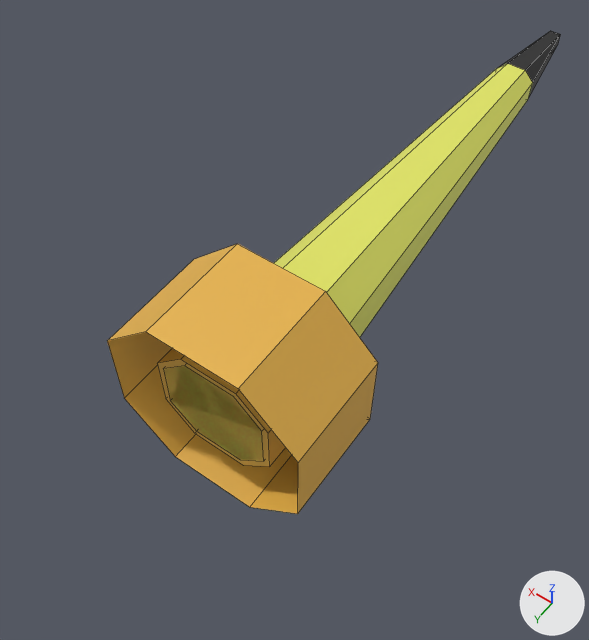
One commit to the FBX model Assets/Model/Dart.fbx: the scene before it, then after it.
The view is the same before and after, from a 50 mm camera at (-0.17, 0.163, 0.379) aimed at (0.018, -0.1, -0.035). Lighting does not change. The marker at lower right points along +X, +Y and +Z. Mesh edges are drawn as thin lines. Where no turn or scale is listed for an object, it has been applied to the vertices.

Names of what the first picture shows: 'Dart_Arrow', 'Dart_Hole'.
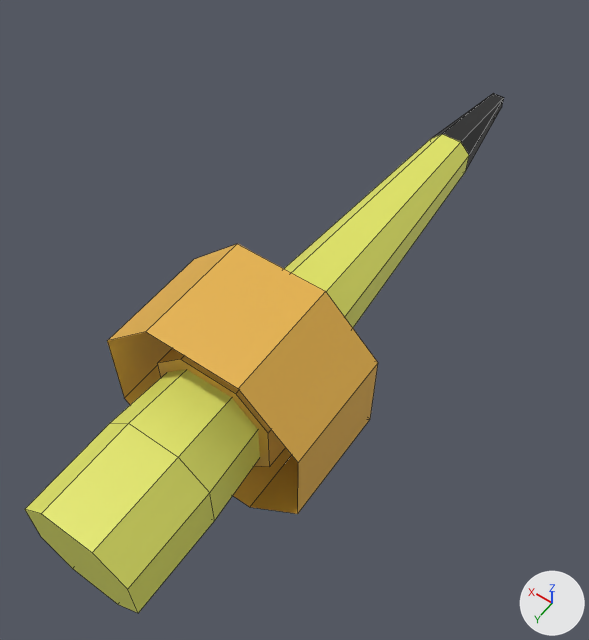
Where the change shows, as pixel boxes [x1, y1, x2, y2] in the pictures (589 x 640 px):
'Dart_Arrow', mesh moved: before [164, 31, 561, 461]; after [25, 93, 504, 613]

Edits to the bpy script that builds the scene:
```text
Change me_dart_arrow:
    where me_dart_arrow.from_pydata(...)  # 32 vertices, 30 faces; spans x -0.033..0.033, y -0.437..0.0, z -0.033..0.033
    used by ob_dart_arrow; location = (0.0, 0.0, 0.0)
    me_dart_arrow part 1: the whole mesh is moved by (0.0, 0.1, 0.0)
```
